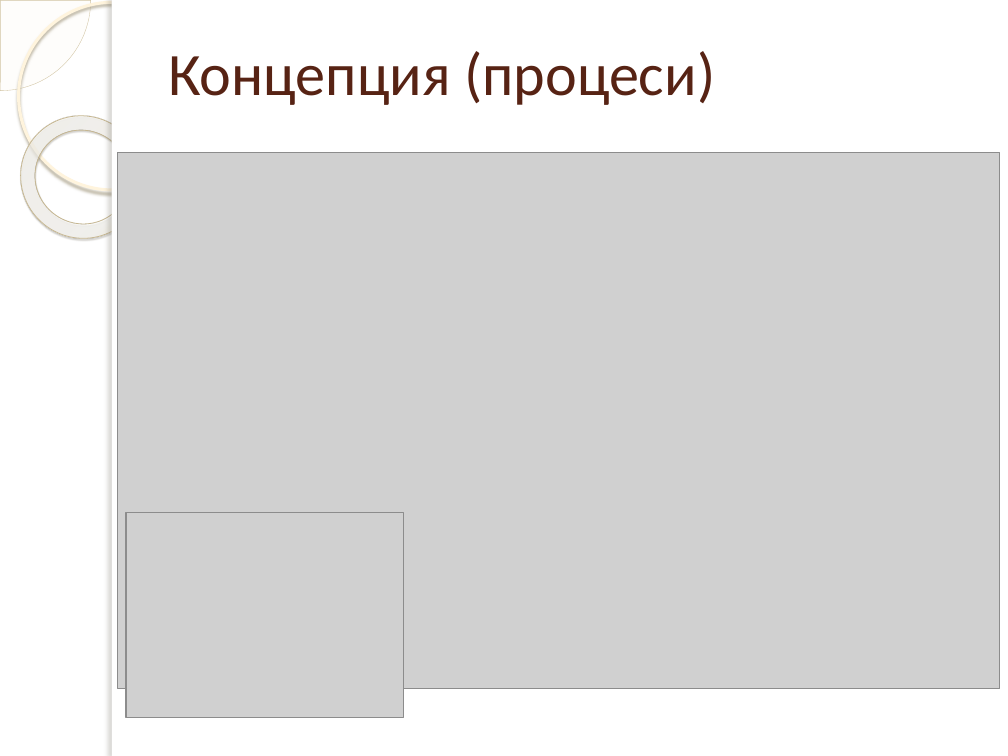
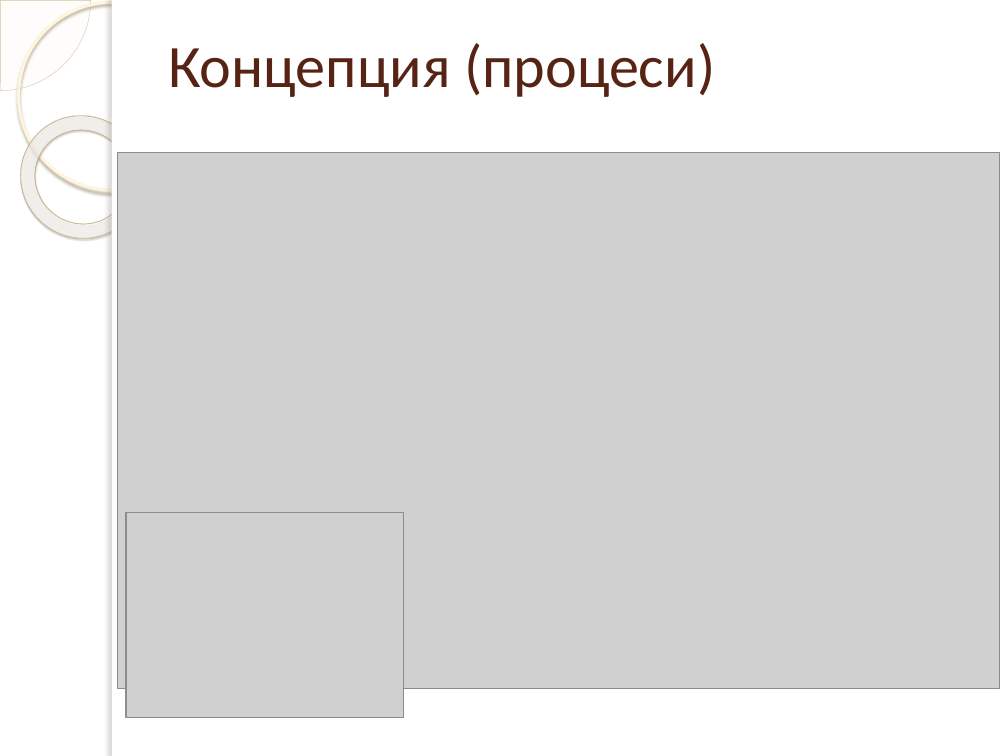
Before and after one commit to dmanev/ArchExtractor, a slide deck: slide 7 of ArchExtractor/doc/Presentation.pptx. Drawn at 1008x756 pixels with LibreOffice and Linux fonts; fonts in the diff are those of the drawing; grey boxes stand for pictures; background and template pictures are left out. Boxes give left, top, right and bottom in pixels: in the first picture for what was removed or moved away, otherwise in the second. Text is boxed around its words. In the diff, an @@ line names an element or a change of style, - is before the commit and + after.

```diff
--- a/ArchExtractor/doc/Presentation.pptx
+++ b/ArchExtractor/doc/Presentation.pptx
@@ title "Концепция (процеси)": place and size @@
-title "Концепция (процеси)" at (168,51,715,105)
+title "Концепция (процеси)" at (168,43,715,97)
```
Also in this commit, not shown: 5 other slides changed.
